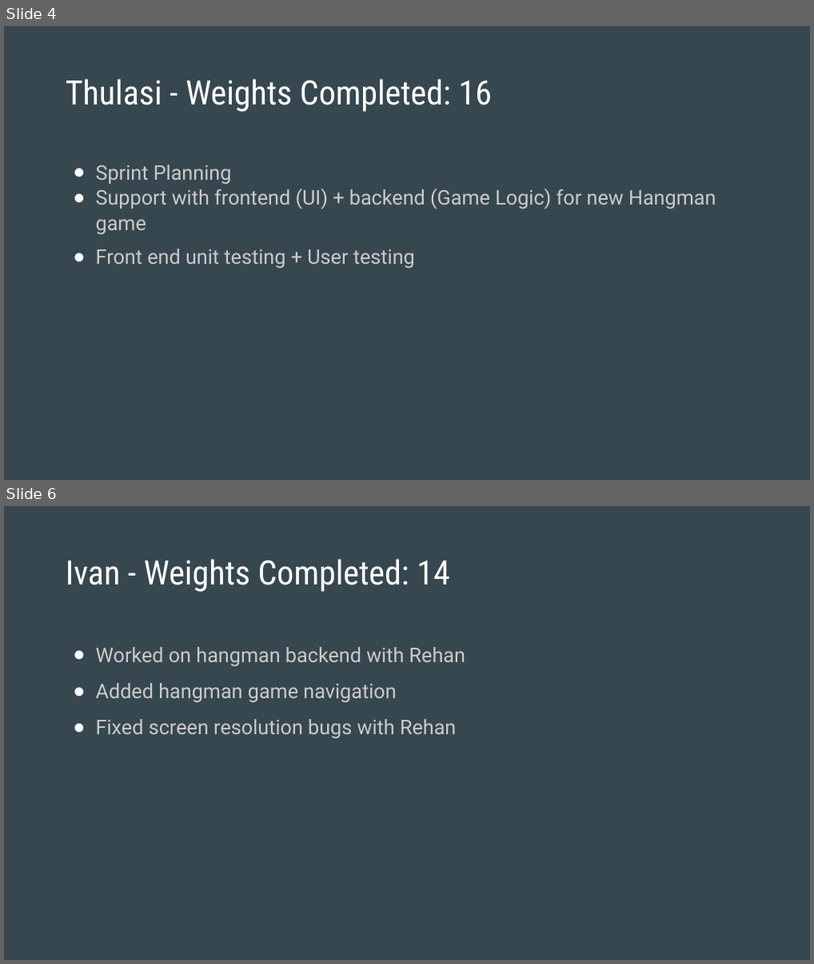
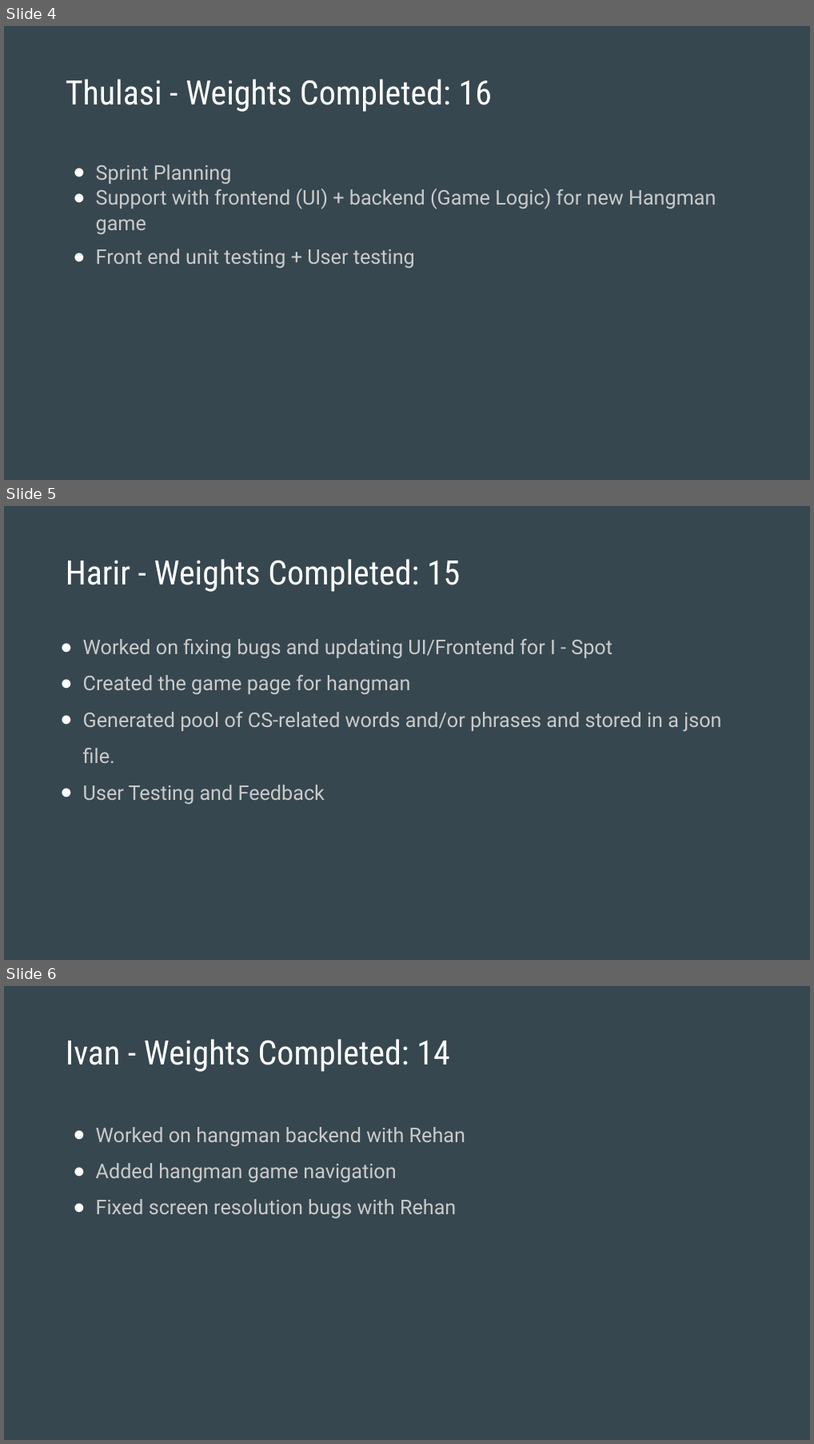
Before and after one commit to rehan-code/Game-Library-Web-App, a slide deck: CIS4250_Retrospective.pptx. Shown one above the other, each under a label of ours: slides 4 and 6 before the commit, slides 4, 5 and 6 after it; the slides between them are not shown. The pictures are 814x964 and 814x1444 pixels, drawn with LibreOffice and Linux fonts; fonts in the diff are those of the drawing. Boxes give left, top, right and bottom in pixels: in the first picture for what was removed or moved away, otherwise in the second. Text is boxed around its words. In the diff, an @@ line names an element or a change of style, - is before the commit and + after.

```diff
--- a/CIS4250_Retrospective.pptx
+++ b/CIS4250_Retrospective.pptx
@@ slide 5 added at <box>4,506,810,960</box>, background #37474F @@
@@ title added at <box>66,559,460,592</box>, 40 pt, text #FFFFFF @@
+Harir - Weights Completed: 15
@@ text added at <box>83,639,722,804</box>, 24 pt, text #CACACA @@
+● Worked on fixing bugs and updating UI/Frontend for I - Spot
+● Created the game page for hangman
+● Generated pool of CS-related words and/or phrases and stored in a json file.
+● User Testing and Feedback
```
Also in this commit, not shown: 1 slide removed.
